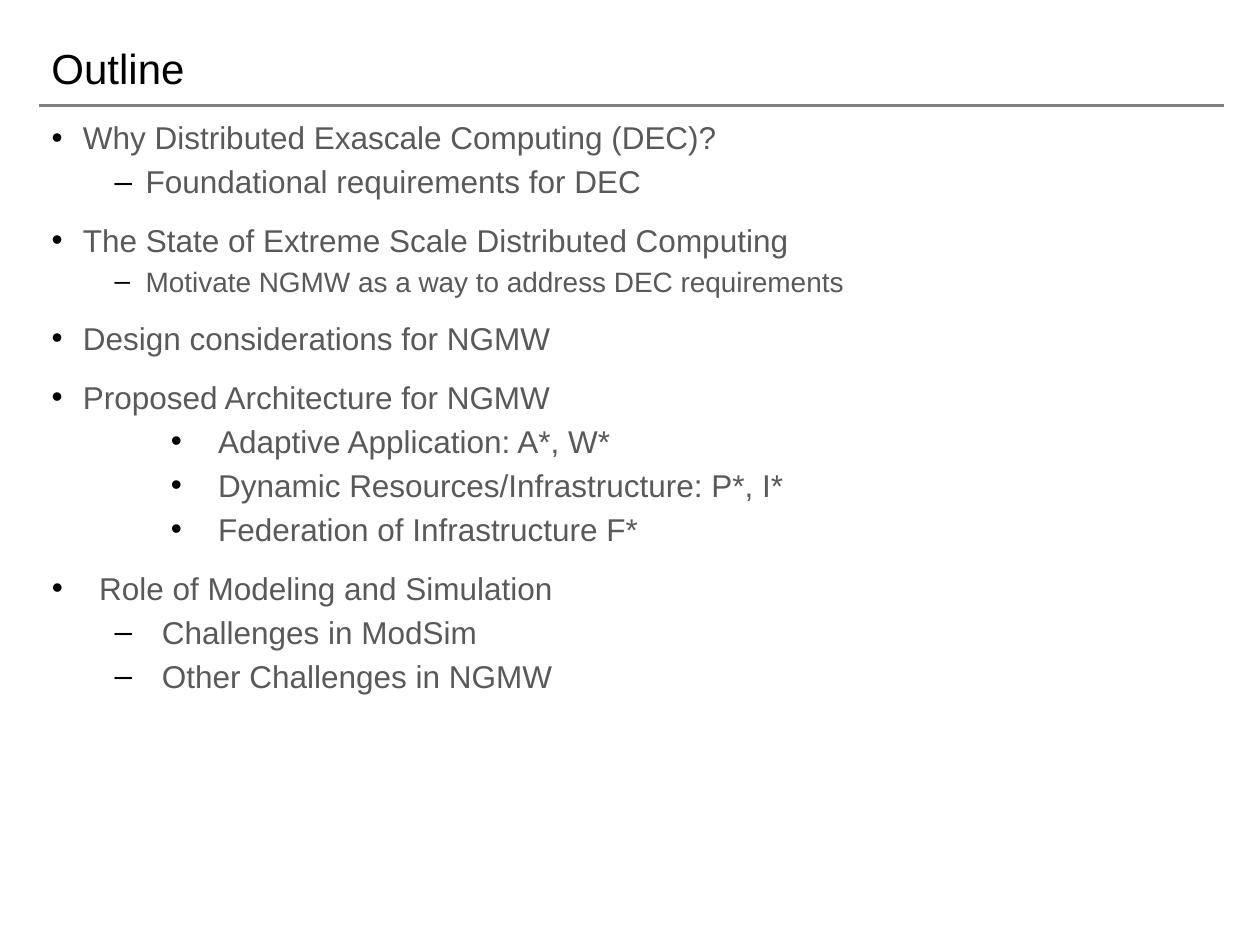
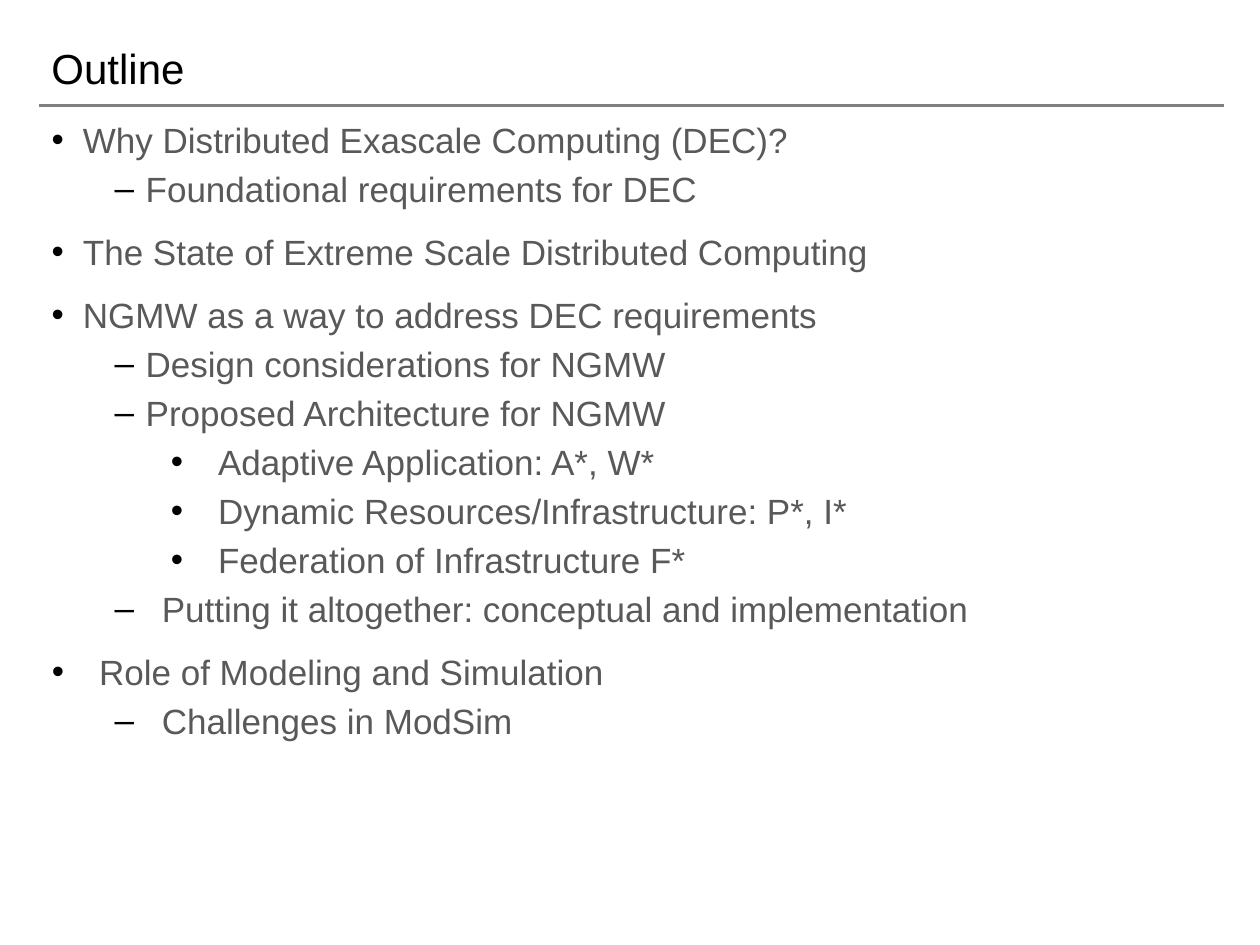
Before and after one commit to saga-project/NGMW, a slide deck: slide 2 of presentations/radical-modsim.pptx. Drawn at 1260x945 pixels with LibreOffice and Linux fonts; fonts in the diff are those of the drawing; background and template pictures are left out. Boxes give left, top, right and bottom in pixels: in the first picture for what was removed or moved away, otherwise in the second. Text is boxed around its words. In the diff, an @@ line names an element or a change of style, - is before the commit and + after.

Commit message:
refinement and  shortening    making space for "putting it all together"

```diff
--- a/presentations/radical-modsim.pptx
+++ b/presentations/radical-modsim.pptx
@@ text at (x1=83, y1=127, x2=867, y2=741): size 18 to 20 pt in "Why Distributed Exascale Computing (DEC)?", "Foundational requirements for DEC", "The State of Extreme Scale Distributed Computing", "Design considerations for NGMW" and 6 more places; bullet • to –; list level 1 to 2 in "Design considerations for NGMW"; list level 1 to 2 in "Proposed Architecture for NGMW" @@
@@ text at (x1=83, y1=302, x2=816, y2=335): text changed; size 16 to 20 pt @@
-  – Motivate NGMW as a way to address DEC requirements
+• NGMW as a way to address DEC requirements
@@ text at (x1=162, y1=596, x2=968, y2=629): paragraph added @@
+  – Putting it altogether: conceptual and implementation
@@ text at (x1=162, y1=665, x2=552, y2=694): paragraph removed @@
-  – Other Challenges in NGMW
```
Also in this commit, not shown: 10 other slides changed, 2 slides removed.
